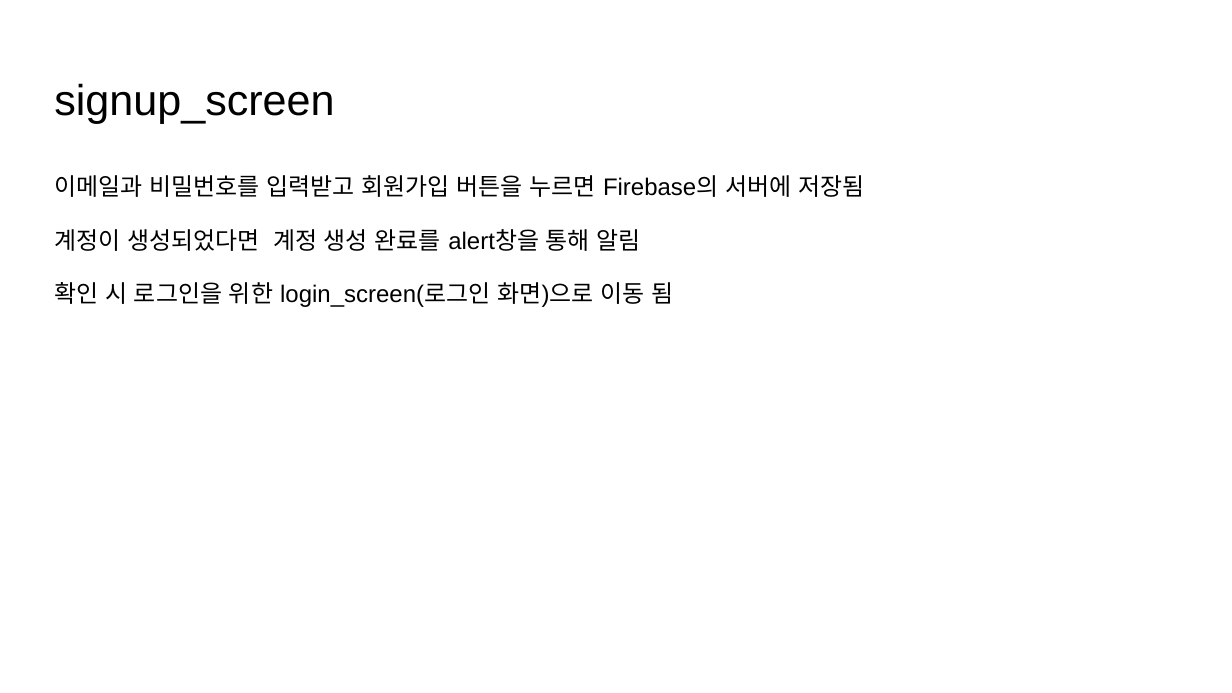
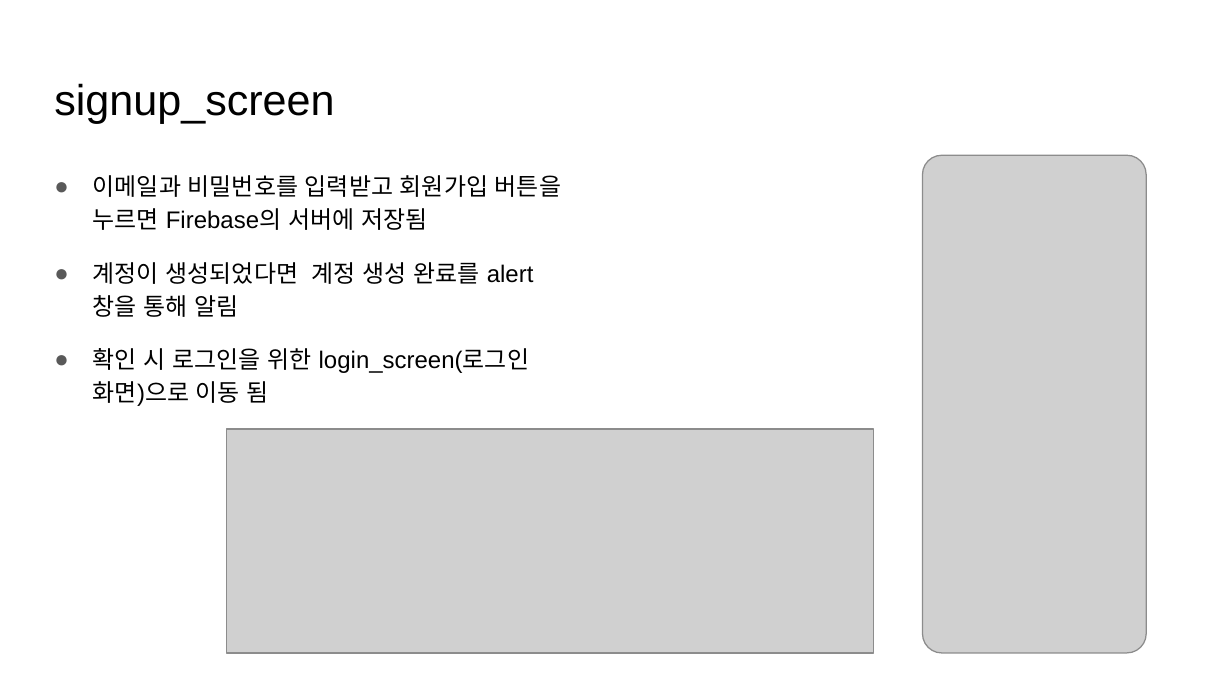
Before and after one commit to yurei55/TIL, a slide deck: slide 11 of K-TASTE/K-Taste.pptx (slide 9 before the commit). Drawn at 1232x693 pixels with LibreOffice and Linux fonts; fonts in the diff are those of the drawing; grey boxes stand for pictures. Boxes give left, top, right and bottom in pixels: in the first picture for what was removed or moved away, otherwise in the second. Text is boxed around its words. In the diff, an @@ line names an element or a change of style, - is before the commit and + after.

```diff
--- a/K-TASTE/K-Taste.pptx
+++ b/K-TASTE/K-Taste.pptx
@@ text "이메일과 비밀번호를 입력받고 회원가입 버튼을 ..." at (93,175,561,406): bullet none to ● @@
@@ picture added at (923,155,1147,653) @@
@@ picture added at (227,429,873,653) @@
```
Also in this commit, not shown: 10 other slides changed, 2 slides added.
